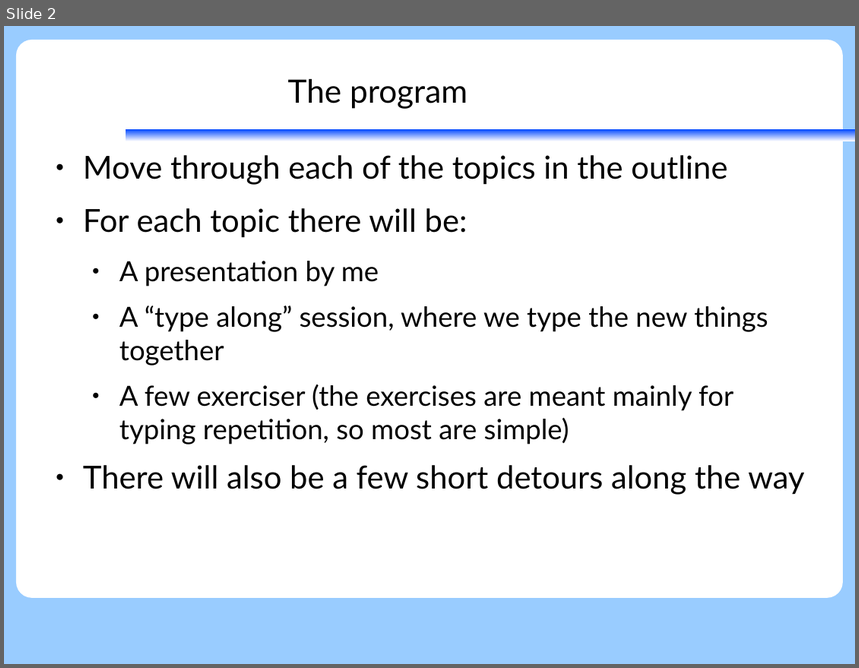
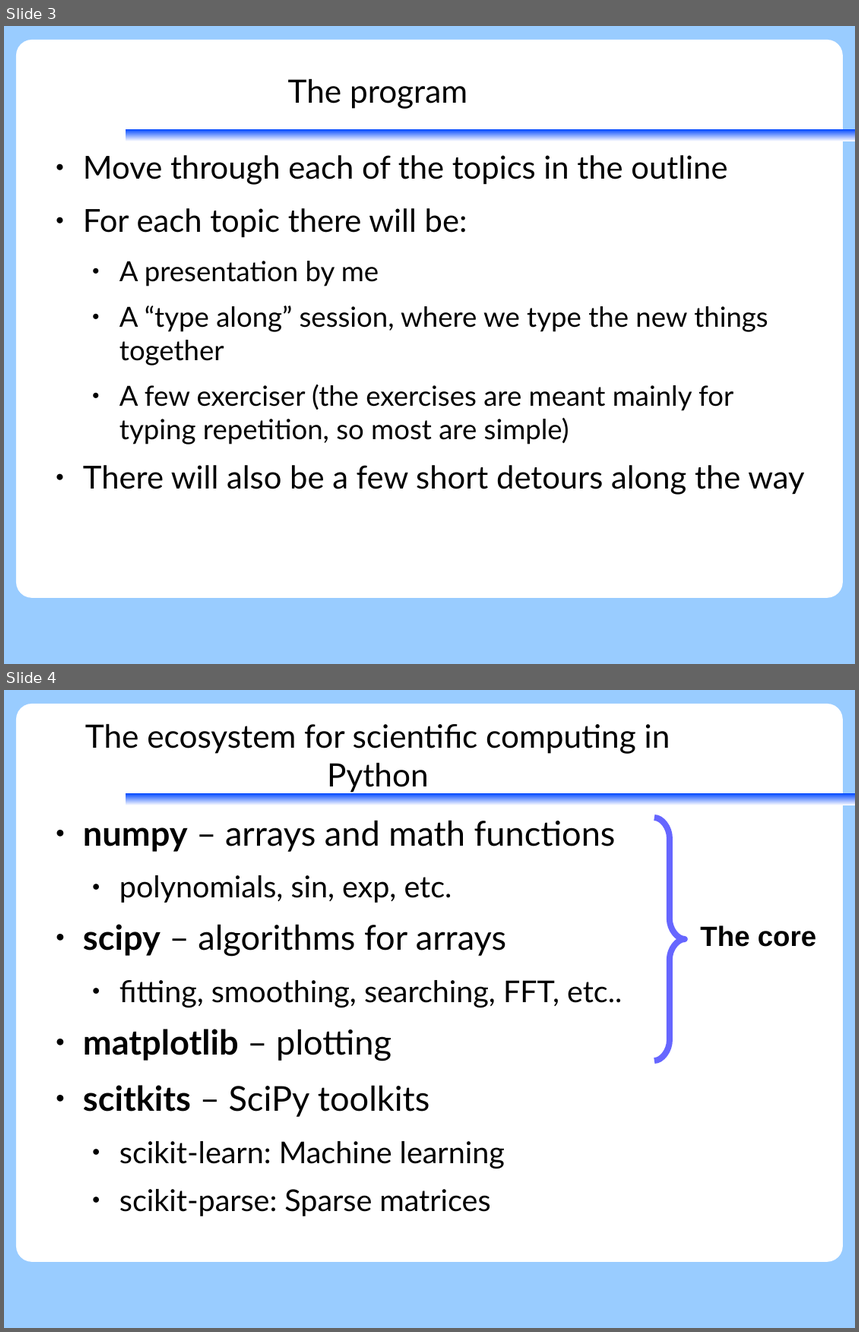
Before and after one commit to KennethNielsen/presentations, a slide deck: python/part2/numpy.odp. Shown one above the other, each under a label of ours: slide 2 before the commit, slides 3 and 4 after it. The pictures are 859x668 and 859x1332 pixels, drawn with LibreOffice and Linux fonts; fonts in the diff are those of the drawing; background and template pictures are left out. Boxes give left, top, right and bottom in pixels: in the first picture for what was removed or moved away, otherwise in the second. Text is boxed around its words. In the diff, an @@ line names an element or a change of style, - is before the commit and + after.

Commit message:
More on numpy

```diff
--- a/python/part2/numpy.odp
+++ b/python/part2/numpy.odp
@@ slide 4 added at (x1=4, y1=690, x2=855, y2=1328), background #99CCFF; not listed: 2 template elements that a slide beside it also shows @@
@@ title added at (x1=85, y1=723, x2=671, y2=793), 30 pt, text #000000 @@
+The ecosystem for scientific computing in Python
@@ text added at (x1=83, y1=820, x2=622, y2=1217), 28 pt, text #000000 @@
+● numpy – arrays and math functions
+  ● polynomials, sin, exp, etc.
+● scipy – algorithms for arrays
+  ● fitting, smoothing, searching, FFT, etc..
+● matplotlib – plotting
+● scitkits – SciPy toolkits
+  ● scikit-learn: Machine learning
+  ● scikit-parse: Sparse matrices
@@ freeform shape added at (x1=655, y1=818, x2=685, y2=1061), outline #6666FF 5.67 pt @@
@@ text added at (x1=700, y1=926, x2=816, y2=947), 26 pt, text #000000, bold @@
+The core
@@ what was slide 2 is now slide 3 @@
```
Also in this commit, not shown: 1 slide changed, 50 other slides added, 2 other files.
